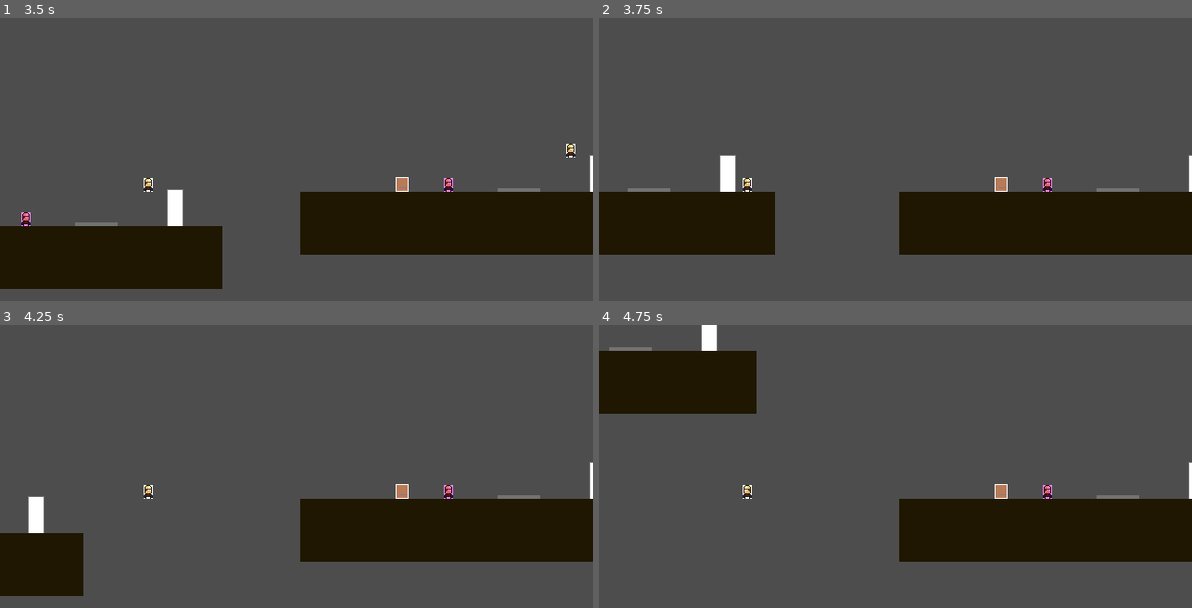
Above: before the commit, frames 1-4 (two rows, left to right).
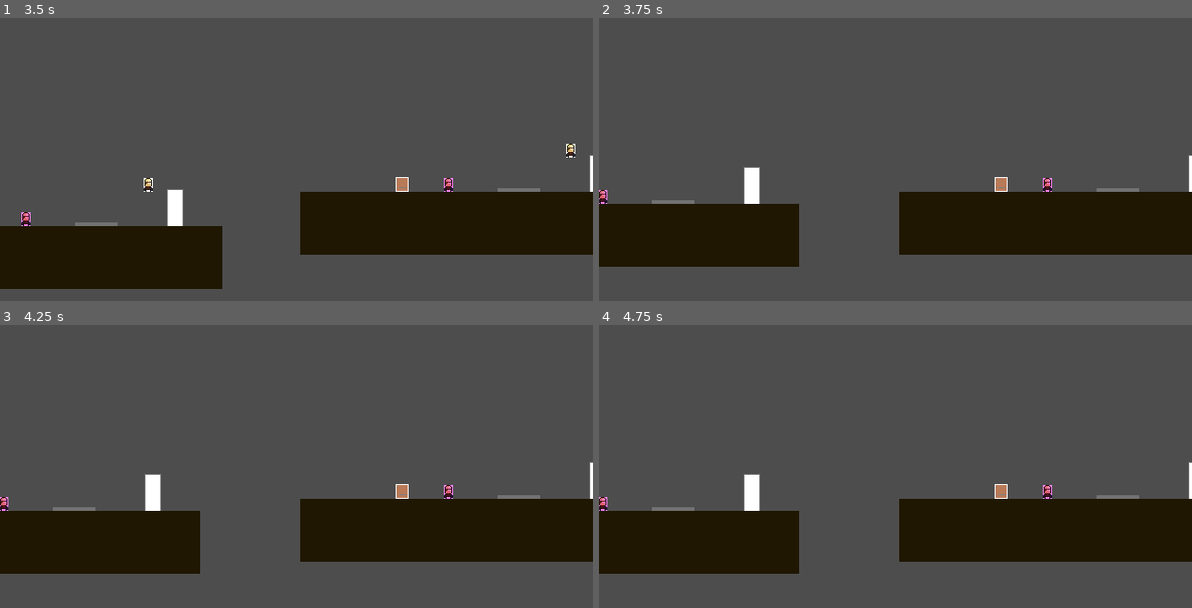
Above: after the commit, the same moments.

Repository: Darr3n2GG/Puzzle-Knights-2P-
Game: Godot game, scene res://Scenes/splitscreen.tscn
Same seed, same stepped clock (60 frames per second), same inputs: the game is played once before the commit and once after it.
Inputs:
- Up to frame 1 (3.5 s): hold D (1Right) 0.53-2.03 s; tap W (1Up) at 0.77, 1.52, 3.02 s; hold A (1Left) 2.03-2.78 s; hold D (1Right) from 2.78 s (still down)
- Up to frame 2 (3.75 s): keep holding D (1Right)
- Up to frame 3 (4.25 s): keep holding D (1Right); tap W (1Up) at 3.77 s
- Up to frame 4 (4.75 s): release D (1Right) at 4.28 s; hold A (1Left) from 4.28 s (still down); tap W (1Up) at 4.52 s

Frame 1 is identical in both runs. In frame 2, 4.1% of the frame differs, in the area x 0-34%, y 48-88%; in frame 3, 7.3%; in frame 4, 14%, in the area x 0-34%, y 0-88%.

Commit message:
ver 0.21
-updated code for pressure plate,exit door
-added win condition -> when door is active and player is in area of door

Diff:
--- a/Characters/Players/Player.gd
+++ b/Characters/Players/Player.gd
@@ -55,3 +55,9 @@
 #		anim.play("run")
 #	else:
 #		anim.play("idle")
+
+func _on_exit_door_win(index):
+	print("on the way")
+	if index == controls.player_index:
+		queue_free()
+		print("function called")
--- /dev/null
+++ b/Puzzle Components/Exit Door/Exit_Door.gd
@@ -0,0 +1,18 @@
+extends Node2D
+
+@onready var door = $Shape2D2
+@onready var area = $Area_Door
+var activated : bool = false
+
+signal win(index)
+
+
+func _on_area_door_body_entered(body):
+	print("entered door ", activated, " ", body)
+	if activated == true and body is CharacterBody2D:
+		win.emit(body.controls.player_index)
+		print("emitting signal")
+
+func _on_recieve_input(_recieved):
+	door.color = Color(255,255,255)
+	activated = true
--- a/Puzzle Components/Exit Door/Exit_Door.tscn
+++ b/Puzzle Components/Exit Door/Exit_Door.tscn
@@ -1,6 +1,6 @@
 [gd_scene load_steps=3 format=3 uid="uid://dcuhx8lvw2h2c"]
 
-[ext_resource type="Script" path="res://Puzzle Components/Exit Door/door_1.gd" id="1_eqeu2"]
+[ext_resource type="Script" path="res://Puzzle Components/Exit Door/Exit_Door.gd" id="1_ki66w"]
 
 [sub_resource type="RectangleShape2D" id="RectangleShape2D_v1ix0"]
 size = Vector2(573, 67)
@@ -8,7 +8,7 @@
 [node name="Exit Door" type="Node2D"]
 position = Vector2(0, -20)
 scale = Vector2(0.0306522, 0.606467)
-script = ExtResource("1_eqeu2")
+script = ExtResource("1_ki66w")
 
 [node name="Area_Door" type="Area2D" parent="."]
 collision_layer = 3
--- a/Puzzle Components/Exit Door/Open_door.gd
+++ /dev/null
@@ -1,18 +0,0 @@
-extends Node2D
-@onready var door = $Shape2D2
-@onready var text = get_parent().get_node("HUD/Control/Label")
-
-
-#func _ready():
-#	connect("Test", triggered)
-#func triggered():
-#	door.color = Color(255,255,255)
-
-
-func _on_area_door_body_entered(_body):
-	text.visible = true
-
-func _on_test_new(code):
-	print("code ", code, " recieved")
-	if (code == 1):
-		door.color = Color(255,255,255)
--- a/Puzzle Components/Exit Door/door_1.gd
+++ /dev/null
@@ -1,20 +0,0 @@
-extends Node2D
-@onready var door = $Shape2D2
-var activated : bool = false
-
-
-#func _ready():
-#	connect("Test", triggered)
-#func triggered():
-#	door.color = Color(255,255,255)
-
-
-func _on_area_door_body_entered(_body):
-	if activated == false:
-		print("bad")
-	else:
-		print("good")
-
-func _on_recieve_input(_recieved):
-	door.color = Color(255,255,255)
-	activated = true
--- a/Puzzle Components/Laser/Laser.tscn
+++ b/Puzzle Components/Laser/Laser.tscn
@@ -1,9 +1,9 @@
-[gd_scene load_steps=2 format=3 uid="uid://bna4yjr6e4uji"]
+[gd_scene load_steps=2 format=3 uid="uid://do504vh1r87pv"]
 
-[ext_resource type="Script" path="res://Puzzle Components/Laser/LaserCreate.gd" id="1_4hyjt"]
+[ext_resource type="Script" path="res://Puzzle Components/Laser/Laser.gd" id="1_41o7t"]
 
 [node name="Laser" type="Node2D"]
-script = ExtResource("1_4hyjt")
+script = ExtResource("1_41o7t")
 
 [node name="RayCast2D" type="RayCast2D" parent="."]
 target_position = Vector2(0, 0)
--- a/Puzzle Components/pressure plate/pp_1.gd
+++ /dev/null
@@ -1,16 +0,0 @@
-extends Node2D
-
-@onready var anim = $AnimationPlayer
-@export var input_area : Area2D = null
-@export var output_puzzle : Node2D = null
-
-
-func _ready():
-	input_area.body_entered.connect(output_puzzle._on_recieve_input)
-	input_area.body_entered.connect(input_area.get_parent()._on_recieve_input)
-
-func _on_recieve_input(_recieved):
-	anim.play("Move")
-
-func _on_area_pp_body_exited(_body):
-	anim.play_backwards("Move")
--- a/Puzzle Components/pressure plate/pressure_plate.tscn
+++ b/Puzzle Components/pressure plate/pressure_plate.tscn
@@ -1,6 +1,6 @@
 [gd_scene load_steps=5 format=3 uid="uid://bghlqie32d02s"]
 
-[ext_resource type="Script" path="res://Puzzle Components/pressure plate/pp_1.gd" id="1_6maro"]
+[ext_resource type="Script" path="res://Puzzle Components/pressure plate/pressure_plater.gd" id="1_dm5x0"]
 
 [sub_resource type="RectangleShape2D" id="RectangleShape2D_v1ix0"]
 size = Vector2(573, 67)
@@ -25,11 +25,10 @@
 "Move": SubResource("Animation_tt0k6")
 }
 
-[node name="pressure plate" type="Node2D" node_paths=PackedStringArray("input_area")]
+[node name="pressure plate" type="Node2D"]
 position = Vector2(0, -1)
 scale = Vector2(0.0351225, 0.0296857)
-script = ExtResource("1_6maro")
-input_area = NodePath("Area_pp")
+script = ExtResource("1_dm5x0")
 
 [node name="Area_pp" type="Area2D" parent="."]
 collision_layer = 0
@@ -50,4 +49,5 @@
 "": SubResource("AnimationLibrary_0d8k6")
 }
 
+[connection signal="body_entered" from="Area_pp" to="." method="_on_area_pp_body_entered"]
 [connection signal="body_exited" from="Area_pp" to="." method="_on_area_pp_body_exited"]
--- /dev/null
+++ b/Puzzle Components/pressure plate/pressure_plater.gd
@@ -0,0 +1,17 @@
+extends Node2D
+
+@onready var anim = $AnimationPlayer
+@onready var area = $Area_pp
+@export var output_puzzle : Node2D = null
+
+
+func _ready():
+	area.body_entered.connect(output_puzzle._on_recieve_input)
+	print("signal_connected")
+
+func _on_area_pp_body_exited(_body):
+	anim.play_backwards("Move")
+
+
+func _on_area_pp_body_entered(_body):
+	anim.play("Move")
--- a/Scenes/test_scene.tscn
+++ b/Scenes/test_scene.tscn
@@ -27,3 +27,6 @@
 
 [node name="Dummy" parent="." instance=ExtResource("4_twp03")]
 position = Vector2(-20, -29)
+
+[connection signal="win" from="Exit Door" to="Player 1" method="_on_exit_door_win"]
+[connection signal="win" from="Exit Door" to="Player 2" method="_on_exit_door_win"]
Renamed: Puzzle Components/Laser/LaserCreate.gd -> Puzzle Components/Laser/Laser.gd
